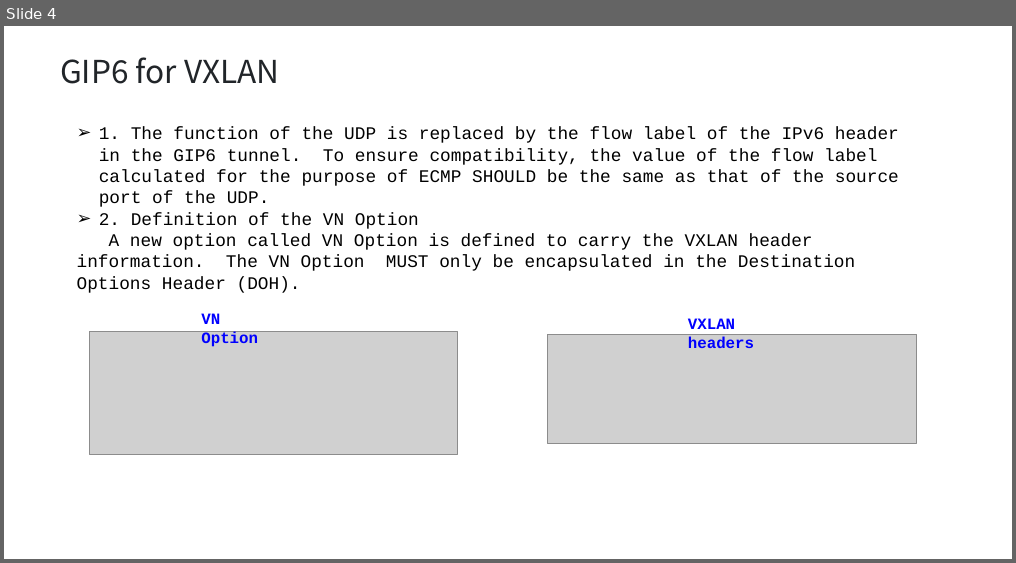
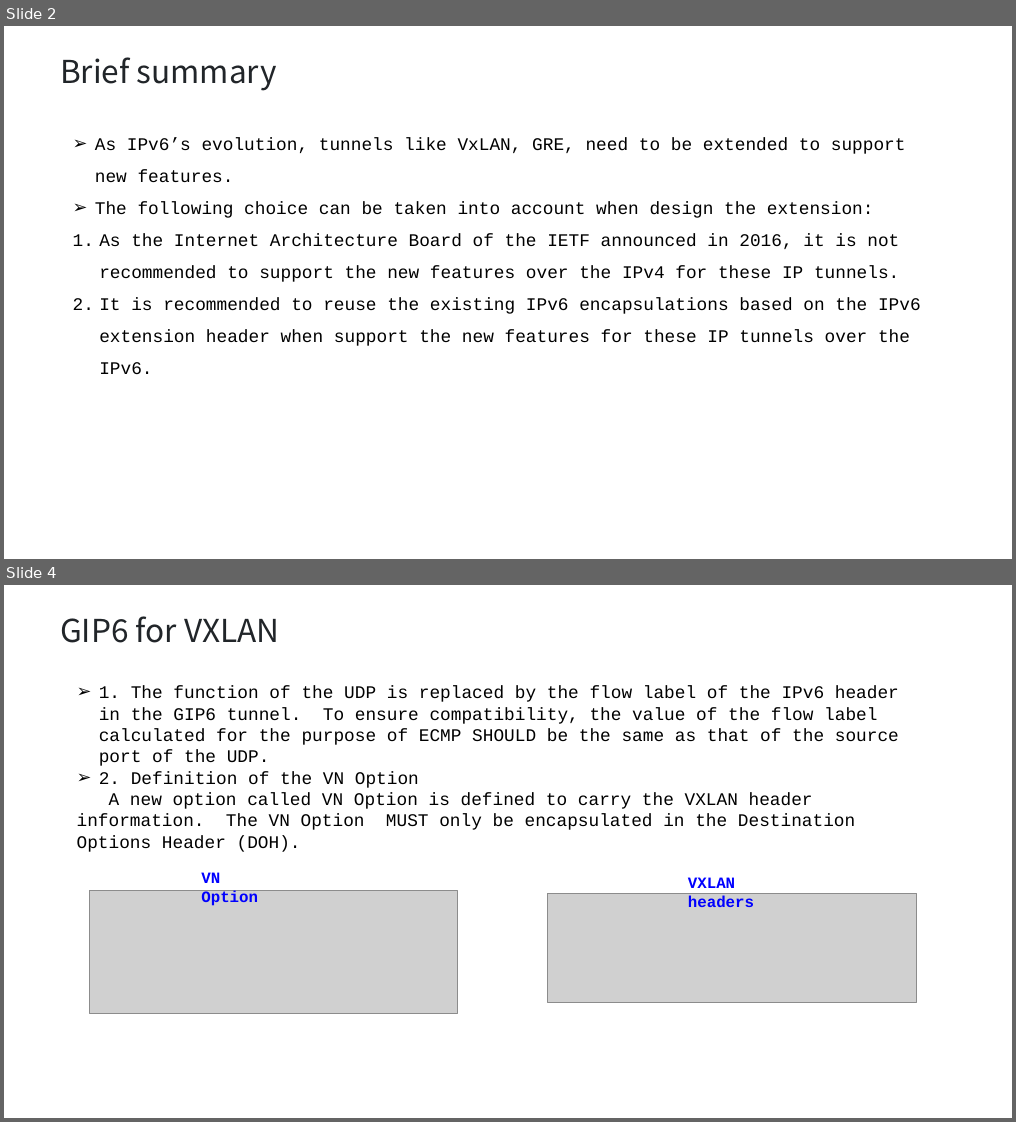
Before and after one commit to Generalized-IPv6-Tunnel/IETF116-Sidemeeting, a slide deck: 04 Generalized IPv6 Tunnel.pptx. Shown one above the other, each under a label of ours: slide 4 before the commit, slides 2 and 4 after it; the slides between them are not shown. The pictures are 1016x563 and 1016x1122 pixels, drawn with LibreOffice and Linux fonts; fonts in the diff are those of the drawing; grey boxes stand for pictures. Boxes give left, top, right and bottom in pixels: in the first picture for what was removed or moved away, otherwise in the second. Text is boxed around its words. In the diff, an @@ line names an element or a change of style, - is before the commit and + after.

```diff
--- a/04 Generalized IPv6 Tunnel.pptx
+++ b/04 Generalized IPv6 Tunnel.pptx
@@ slide 2 added at (4, 26, 1012, 559), background #FFFFFF @@
@@ text added at (60, 57, 277, 91), 32 pt, text #212529 @@
+Brief summary
@@ text added at (95, 138, 921, 374), 18 pt, text #000000 @@
+➢ As IPv6’s evolution, tunnels like VxLAN, GRE, need to be extended to support new features.
+➢ The following choice can be taken into account when design the extension:
+1. As the Internet Architecture Board of the IETF announced in 2016, it is not recommended to support the new features over the IPv4 for these IP tunnels.
+2. It is recommended to reuse the existing IPv6 encapsulations based on the IPv6 extension header when support the new features for these IP tunnels over the IPv6.
```
Also in this commit, not shown: 8 slides changed, 1 other slide added, 4 slides removed.
